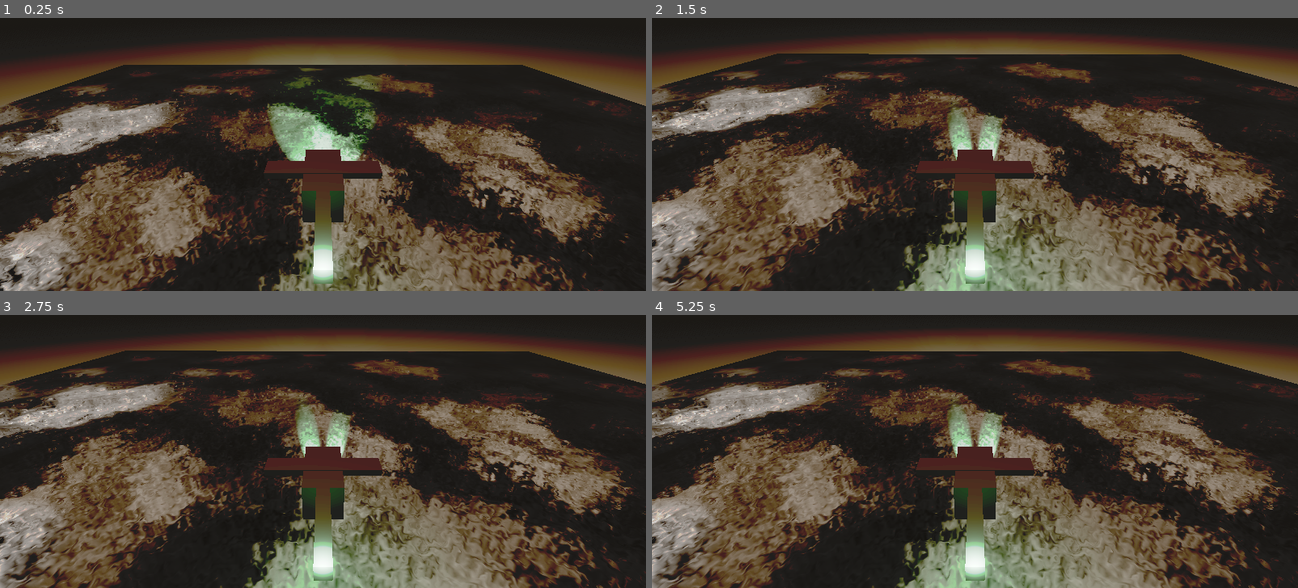
Above: before the commit, frames 1-4 (two rows, left to right).
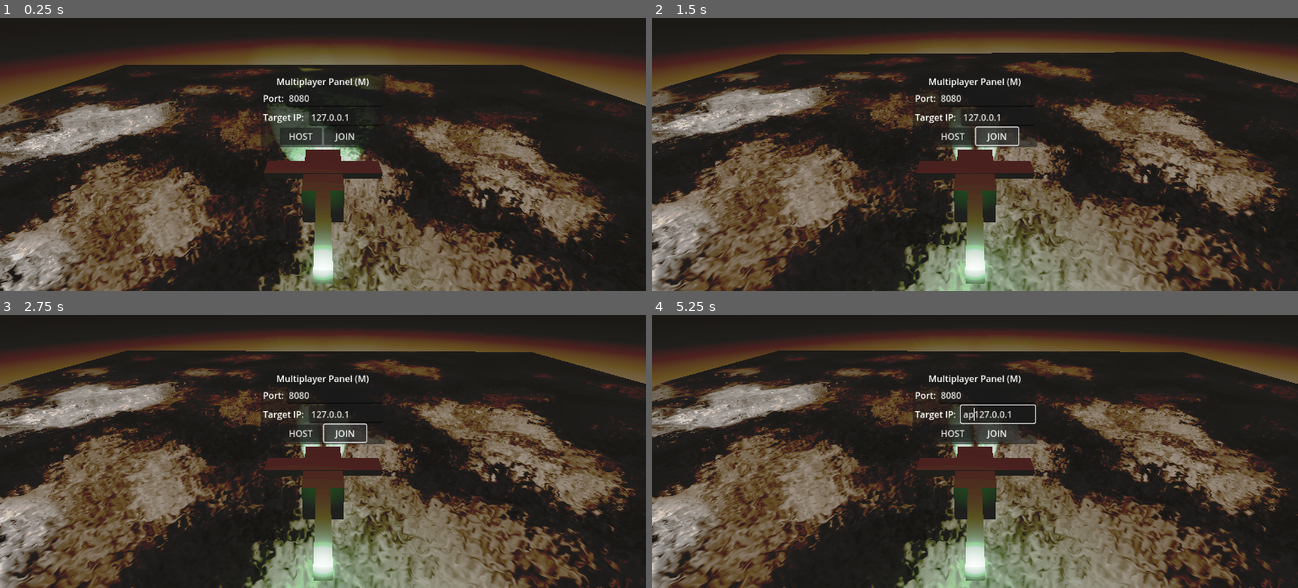
Above: after the commit, the same moments.

Repository: fracter2/here-be-le-dragon
Game: Godot game, scene res://Content/World.tscn
The game is run twice, just before and just after one commit, with the same random seed, the same clock (stepped at 60 frames per second) and the same inputs.
Inputs (mouse positions are in pixels of both pictures, inside the frame that each line leads up to):
- Up to frame 1 (0.25 s): no input
- Up to frame 2 (1.5 s): click (955, 135) at 0.5 s, where only the run after the commit has a clickable "HOST"; click (994, 135) at 1.25 s, where only the run after the commit has a clickable "JOIN"
- Up to frame 3 (2.75 s): hold D (barrel_right) from 2.03 s (still down); tap P (flip_pitch) at 2.1 s
- Up to frame 4 (5.25 s): release D (barrel_right) at 2.78 s; hold Down (pitch_down) 2.78-3.53 s; tap P (flip_pitch) every 0.75 s from 2.85 to 5.1 s; hold D (barrel_right) 3.53-4.28 s; hold Up (pitch_up) 4.28-5.03 s; tap Enter at 5 s; hold A (barrel_left) from 5.03 s (still down)

The runs differ from the first frame. In frame 1, 2.8% of the frame differs, in the area x 40-60%, y 20-48%; in frame 2, 17%, in the area x 0-100%, y 6-100%; in frame 3, 12%; in frame 4, 12%.
Error after the commit: Attempt to call function 'queue_free' in base 'null instance' on a null instance. (res://Multiplayer/multiplayer_manager.gd:70)

Commit message:
Connecting to host and client works. RPC test func on "2"

Diff:
--- a/Content/World.tscn
+++ b/Content/World.tscn
@@ -166,7 +166,65 @@
 bottom_radius = 10.0
 height = 3.218
 
-[sub_resource type="SceneReplicationConfig" id="SceneReplicationConfig_k5ufn"]
+[sub_resource type="GDScript" id="GDScript_t4kx2"]
+resource_name = "join_game_dialogue"
+script/source = "extends PanelContainer
+
+
+# Called when the node enters the scene tree for the first time.
+func _ready() -> void:
+	pass # Replace with function body.
+
+
+# Called every frame. 'delta' is the elapsed time since the previous frame.
+func _process(delta: float) -> void:
+	pass
+
+
+func _input(event: InputEvent) -> void:
+	if event.is_action_pressed(&\"Menu\"):
+		visible = not visible
+
+
+func _on_button_host_button_down() -> void:
+	var port: String = $\"MarginContainer/VBoxContainer/port box/PortTextBox\".text
+	if not port.is_valid_int(): return
+	if not MultiplayerManager.is_valid_port(port.to_int()): return
+
+	MultiplayerManager.become_host(port.to_int())
+
+
+func _on_button_join_button_down() -> void:
+	var port: String = $\"MarginContainer/VBoxContainer/port box/PortTextBox\".text
+	if not port.is_valid_int(): return
+	if not MultiplayerManager.is_valid_port(port.to_int()): return
+
+	var ip: String = $\"MarginContainer/VBoxContainer/IP box/IPTextBox\".text
+	if not ip.is_valid_ip_address(): return
+
+	MultiplayerManager.join(ip, port.to_int())
+"
+
+[sub_resource type="GDScript" id="GDScript_hlcxu"]
+resource_name = "synced_label"
+script/source = "extends Label
+
+
+# Called when the node enters the scene tree for the first time.
+func _ready() -> void:
+	pass # Replace with function body.
+
+
+# Called every frame. 'delta' is the elapsed time since the previous frame.
+func _process(delta: float) -> void:
+	if Input.is_action_just_pressed(&\"debug_2\"): label_popup.rpc()
+
+
+@rpc(\"any_peer\", \"call_local\", \"unreliable\")
+func label_popup():
+	visible = not visible
+
+"
 
 [node name="World" type="Node3D"]
 
@@ -205,12 +263,12 @@
 size = Vector3(80, 5, 80)
 material = SubResource("StandardMaterial3D_hlcxu")
 
-[node name="StaticBody3D" type="StaticBody3D" parent="Map"]
+[node name="Spawn Plate" type="StaticBody3D" parent="Map"]
 visible = false
 collision_priority = 100.0
 metadata/_edit_group_ = true
 
-[node name="CollisionShape3D" type="CollisionShape3D" parent="Map/StaticBody3D"]
+[node name="CollisionShape3D" type="CollisionShape3D" parent="Map/Spawn Plate"]
 visible = false
 shape = SubResource("BoxShape3D_t4kx2")
 disabled = true
@@ -219,16 +277,9 @@
 transform = Transform3D(1, 0, 0, 0, 1, 0, 0, 0, 1, -56.6404, 1.28805, -6.01206)
 mesh = SubResource("CylinderMesh_by8gy")
 
-[node name="Entities" type="Node3D" parent="."]
-
-[node name="Helicopter" parent="Entities" instance=ExtResource("1_k5ufn")]
+[node name="Singleplayer Helicopter" parent="." instance=ExtResource("1_k5ufn")]
 transform = Transform3D(1, 0, 0, 0, 1, 0, 0, 0, 1, 0, 5.51246, 0)
 rotation_edit_mode = 2
-
-[node name="MultiplayerSpawner" type="MultiplayerSpawner" parent="."]
-
-[node name="MultiplayerSynchronizer" type="MultiplayerSynchronizer" parent="."]
-replication_config = SubResource("SceneReplicationConfig_k5ufn")
 
 [node name="OmniLight3D" type="OmniLight3D" parent="."]
 transform = Transform3D(1, 0, 0, 0, 1, 0, 0, 0, 1, -15.973, 4.31812, 5.35193)
@@ -242,3 +293,94 @@
 spot_attenuation = 0.57
 spot_angle = 24.9844
 spot_angle_attenuation = 0.203063
+
+[node name="MultiplayerSpawner" type="MultiplayerSpawner" parent="."]
+_spawnable_scenes = PackedStringArray("uid://d1gyep613eqe1")
+spawn_path = NodePath("../Players")
+spawn_limit = 16
+
+[node name="Players" type="Node3D" parent="."]
+transform = Transform3D(1, 0, 0, 0, 1, 0, 0, 0, 1, 0, 6.25382, 0)
+
+[node name="Menu" type="CanvasLayer" parent="."]
+
+[node name="Join Game Dialauge" type="PanelContainer" parent="Menu"]
+anchors_preset = 8
+anchor_left = 0.5
+anchor_top = 0.5
+anchor_right = 0.5
+anchor_bottom = 0.5
+offset_left = -111.0
+offset_top = -66.5
+offset_right = 111.0
+offset_bottom = 66.5
+grow_horizontal = 2
+grow_vertical = 2
+script = SubResource("GDScript_t4kx2")
+
+[node name="MarginContainer" type="MarginContainer" parent="Menu/Join Game Dialauge"]
+layout_mode = 2
+theme_override_constants/margin_left = 4
+theme_override_constants/margin_top = 4
+theme_override_constants/margin_right = 4
+theme_override_constants/margin_bottom = 4
+
+[node name="VBoxContainer" type="VBoxContainer" parent="Menu/Join Game Dialauge/MarginContainer"]
+layout_mode = 2
+theme_override_constants/separation = 3
+
+[node name="Label" type="Label" parent="Menu/Join Game Dialauge/MarginContainer/VBoxContainer"]
+layout_mode = 2
+text = "Multiplayer Panel (M)"
+horizontal_alignment = 1
+
+[node name="port box" type="HBoxContainer" parent="Menu/Join Game Dialauge/MarginContainer/VBoxContainer"]
+layout_mode = 2
+
+[node name="Label" type="Label" parent="Menu/Join Game Dialauge/MarginContainer/VBoxContainer/port box"]
+layout_mode = 2
+text = "Port:"
+
+[node name="PortTextBox" type="LineEdit" parent="Menu/Join Game Dialauge/MarginContainer/VBoxContainer/port box"]
+layout_mode = 2
+size_flags_horizontal = 3
+text = "8080"
+placeholder_text = "8080"
+
+[node name="IP box" type="HBoxContainer" parent="Menu/Join Game Dialauge/MarginContainer/VBoxContainer"]
+layout_mode = 2
+
+[node name="Label" type="Label" parent="Menu/Join Game Dialauge/MarginContainer/VBoxContainer/IP box"]
+layout_mode = 2
+text = "Target IP: "
+
+[node name="IPTextBox" type="LineEdit" parent="Menu/Join Game Dialauge/MarginContainer/VBoxContainer/IP box"]
+custom_minimum_size = Vector2(132, 0)
+layout_mode = 2
+size_flags_horizontal = 3
+text = "127.0.0.1"
+placeholder_text = "127.0.0.1"
+
+[node name="HBoxContainer" type="HBoxContainer" parent="Menu/Join Game Dialauge/MarginContainer/VBoxContainer"]
+layout_mode = 2
+alignment = 1
+
+[node name="ButtonHost" type="Button" parent="Menu/Join Game Dialauge/MarginContainer/VBoxContainer/HBoxContainer"]
+custom_minimum_size = Vector2(75, 0)
+layout_mode = 2
+text = "HOST"
+
+[node name="ButtonJoin" type="Button" parent="Menu/Join Game Dialauge/MarginContainer/VBoxContainer/HBoxContainer"]
+custom_minimum_size = Vector2(75, 0)
+layout_mode = 2
+text = "JOIN"
+
+[node name="LineEdit" type="Label" parent="Menu"]
+visible = false
+offset_right = 68.5625
+offset_bottom = 31.0
+text = "yo"
+script = SubResource("GDScript_hlcxu")
+
+[connection signal="button_down" from="Menu/Join Game Dialauge/MarginContainer/VBoxContainer/HBoxContainer/ButtonHost" to="Menu/Join Game Dialauge" method="_on_button_host_button_down"]
+[connection signal="button_down" from="Menu/Join Game Dialauge/MarginContainer/VBoxContainer/HBoxContainer/ButtonJoin" to="Menu/Join Game Dialauge" method="_on_button_join_button_down"]
--- a/Content/helicopter.gd
+++ b/Content/helicopter.gd
@@ -1,9 +1,11 @@
 extends RigidBody3D
+
+@export var player_id:int = 1:
+	set(id):
+		player_id = id
 
 @export var flip_pitch : float = 1
 @export var multiply_by_mass: bool = true
-
-
 
 @export_group("Rotation", "rotation_")
 @export var rotation_multiplier: float = 1
--- /dev/null
+++ b/Multiplayer/multiplayer_manager.gd
@@ -0,0 +1,81 @@
+extends Node
+
+## "Default" as in used by the tutorial i refrence'd, "Add Multiplayer to your Godot Game!" by BatteryAcidDev
+const DEFAULT_PORT = 8080
+const LOCALHOST_IP = "127.0.0.1"
+const PORT_MAX = 65535
+
+var helicopter_preload = preload("res://Content/Helicopter.tscn")
+var _players_spawn_node : Node3D
+
+signal player_joined(id: int)
+signal player_left(id: int)
+
+
+func become_host(port:int = 8080):
+	print("Starting host!")
+	print("Port: " + str(port))
+
+	if not is_valid_port(port, true): return
+	_players_spawn_node = get_tree().current_scene.get_node("Players")
+
+	var server_peer = ENetMultiplayerPeer.new()
+	server_peer.create_server(port)
+
+	multiplayer.multiplayer_peer = server_peer
+
+	multiplayer.peer_connected.connect(_add_player_to_game)
+	multiplayer.peer_disconnected.connect(_del_player)
+
+	_remove_single_player()
+	_add_player_to_game(1)	# Since connect signal doesn't fire for server... and server id is always 1
+
+
+func join(ip: String, port: int):
+	print("Joining!")
+	print("IP: %s" %ip)
+	print("Port: %s" %port)
+
+	var client_peer = ENetMultiplayerPeer.new()
+	client_peer.create_client(ip, port)
+
+	multiplayer.multiplayer_peer = client_peer
+
+	_remove_single_player()
+
+
+func _add_player_to_game(id: int):
+	print("Player %s joined the game!" % id)
+
+	var player_to_add = helicopter_preload.instantiate()
+	player_to_add.player_id = id
+	player_to_add.name = str(id)
+	_players_spawn_node.add_child(player_to_add)
+
+	player_joined.emit(id)
+
+
+func _del_player(id: int):
+	print("Player %s left the game!" % id)
+
+	if not _players_spawn_node.has_node(str(id)): return
+	_players_spawn_node.get_node(str(id)).queue_free()
+
+	player_left.emit(id)
+
+
+func _remove_single_player():
+	print("Remove single player")
+	var player_to_remove = get_tree().current_scene.get_node("Singleplayer Helicopter")
+	player_to_remove.queue_free()
+
+
+func is_valid_port(n:int, print_error: bool = false):
+	if n > PORT_MAX:
+		if (print_error): push_error("Port above int16 limit! Port in question: " + str(n))
+		return false
+	if n < 0:
+		if (print_error): push_error("Port is less than 0! Bad! Port in question: " + str(n))
+		return false
+
+	return true
--- a/project.godot
+++ b/project.godot
@@ -14,6 +14,10 @@
 run/main_scene="uid://cau8xekrywn03"
 config/features=PackedStringArray("4.4", "GL Compatibility")
 config/icon="res://icon.svg"
+
+[autoload]
+
+MultiplayerManager="*res://Multiplayer/multiplayer_manager.gd"
 
 [dotnet]
 
@@ -86,6 +90,16 @@
 "events": [Object(InputEventKey,"resource_local_to_scene":false,"resource_name":"","device":-1,"window_id":0,"alt_press …(191 unchanged characters)…
 ]
 }
+Menu={
+"deadzone": 0.2,
+"events": [Object(InputEventKey,"resource_local_to_scene":false,"resource_name":"","device":-1,"window_id":0,"alt_pressed":false,"shift_pressed":false,"ctrl_pressed":false,"meta_pressed":false,"pressed":false,"keycode":0,"physical_keycode":77,"key_label":0,"unicode":109,"location":0,"echo":false,"script":null)
+]
+}
+debug_2={
+"deadzone": 0.2,
+"events": [Object(InputEventKey,"resource_local_to_scene":false,"resource_name":"","device":-1,"window_id":0,"alt_pressed":false,"shift_pressed":false,"ctrl_pressed":false,"meta_pressed":false,"pressed":false,"keycode":0,"physical_keycode":50,"key_label":0,"unicode":50,"location":0,"echo":false,"script":null)
+]
+}
 
 [rendering]
 
Not shown: 1 places in Content/World.tscn that only renumber resources
Not shown, added: Multiplayer/multiplayer_manager.gd.uid
